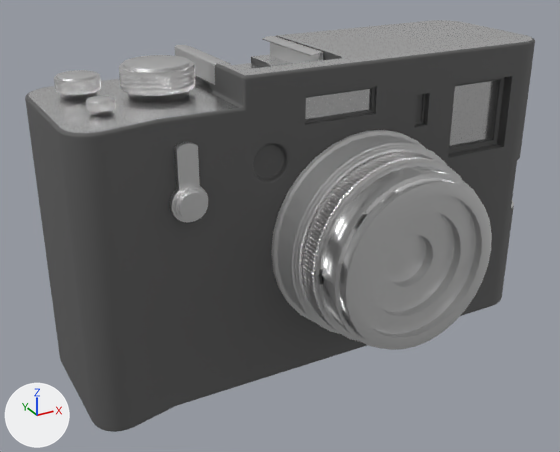
The glTF model ghost-2/camera.glb: old version first, new version second.
Before and after are seen from a 50 mm lens placed at (-5.74, -9.88, 7.21), pointed at (-0.58, -0.5, 2.52). Arrows for +X, +Y and +Z are at lower left; the lights stay in place. Where no turn or scale is listed for an object, it has been applied to the vertices.

The scene before the commit, as lines of its bpy script (objects in view):
```python
ob_béziercurve = bpy.data.objects.new('BézierCurve', me_béziercurve)
ob_béziercurve.location = (-1.42, 0.44, 4.85)
ob_béziercurve_001 = bpy.data.objects.new('BézierCurve.001', me_béziercurve_001)
ob_béziercurve_001.location = (0.2, 0.44, 4.85)
ob_cube = bpy.data.objects.new('Cube', me_cube)
ob_cube.location = (0.0, 0.0, 2.52)
ob_cylinder = bpy.data.objects.new('Cylinder', me_cylinder)
ob_cylinder.location = (-2.18, 0.0, 4.66)
ob_cylinder.scale = (-0.409, -0.409, -0.0635)
ob_cylinder_001 = bpy.data.objects.new('Cylinder.001', me_cylinder_001)
ob_cylinder_001.location = (-2.18, 0.0, 4.66)
ob_cylinder_001.scale = (-0.409, -0.409, -0.0635)
ob_cylinder_003 = bpy.data.objects.new('Cylinder.003', me_cylinder_003)
ob_cylinder_003.location = (-3.14, 0.46, 4.66)
ob_cylinder_003.scale = (-0.247, -0.247, -0.0382)
ob_cylinder_006 = bpy.data.objects.new('Cylinder.006', me_cylinder_006)
ob_cylinder_006.location = (0.43, -1.21, 2.5)
ob_cylinder_007 = bpy.data.objects.new('Cylinder.007', me_cylinder_008)
ob_cylinder_007.location = (-2.32, -1.22, 3.5)
```
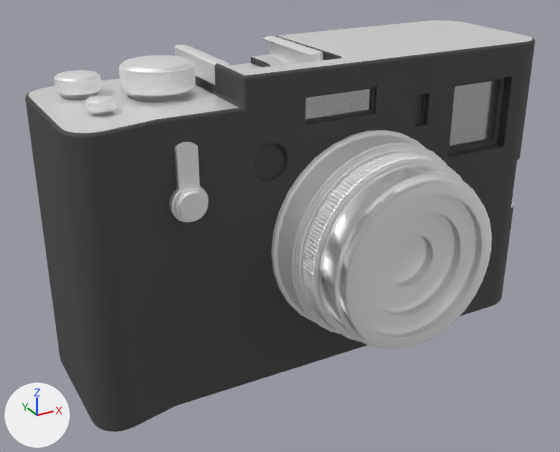
Commit message: tune model

Scene script edits in JSON lines:
```json
{"op": "set", "path": "mat_material.base_color", "old": "(0.124, 0.124, 0.124)", "new": "(0.0738, 0.0738, 0.0738)", "note": "dark grey #636363 -> dark grey #4d4d4d"}
{"op": "set", "path": "mat_material_004.base_color", "old": "(0.817, 0.817, 0.817)", "new": "(1.0, 1.0, 1.0)", "note": "white #e9e9e9 -> white #ffffff"}
{"op": "set", "path": "mat_material_004.metallic", "old": "1.0", "new": "0.832"}
{"op": "set", "path": "mat_material_004.roughness", "old": "0.272", "new": "0.488"}
{"op": "set", "path": "mat_material_002.base_color", "old": "(0.864, 0.864, 0.864)", "new": "(1.0, 1.0, 1.0)", "note": "white #efefef -> white #ffffff"}
{"op": "set", "path": "mat_material_002.metallic", "old": "1.0", "new": "0.76"}
{"op": "set", "path": "mat_material_002.roughness", "old": "0.329", "new": "0.521"}
```

What differs and where, as boxes [x1, y1, x2, y2] in the pictures (560 x 452 px):
```json
{"object": "Cube", "change": "recoloured, surface changed", "before": [25, 20, 535, 432], "after": [25, 20, 535, 432]}
{"object": "Cylinder.006", "change": "recoloured, surface changed", "before": [271, 130, 492, 350], "after": [271, 130, 492, 350]}
{"object": "Cylinder.007", "change": "recoloured, surface changed", "before": [169, 142, 208, 223], "after": [169, 142, 208, 223]}
{"object": "Cylinder.001", "change": "recoloured, surface changed", "before": [119, 65, 195, 96], "after": [119, 65, 195, 96]}
{"object": "Cylinder", "change": "recoloured, surface changed", "before": [119, 55, 194, 102], "after": [119, 55, 194, 102], "on screen": "grey to white"}
{"object": "BézierCurve.001", "change": "recoloured, surface changed", "before": [262, 36, 323, 64], "after": [262, 36, 323, 64], "on screen": "grey to white"}
{"object": "BézierCurve", "change": "recoloured, surface changed", "before": [175, 45, 231, 85], "after": [175, 45, 231, 85]}
{"object": "Cylinder.003", "change": "recoloured, surface changed", "before": [54, 76, 101, 95], "after": [54, 76, 101, 95]}
{"object": "Cylinder.002", "change": "recoloured, surface changed", "before": [54, 70, 100, 100], "after": [54, 70, 100, 100], "on screen": "grey to white"}
{"object": "Cylinder.005", "change": "recoloured, surface changed", "before": [86, 100, 116, 112], "after": [86, 100, 116, 112], "on screen": "grey to white"}
{"object": "Cylinder.004", "change": "recoloured, surface changed", "before": [86, 96, 115, 115], "after": [86, 96, 115, 115], "on screen": "grey to white"}
```
